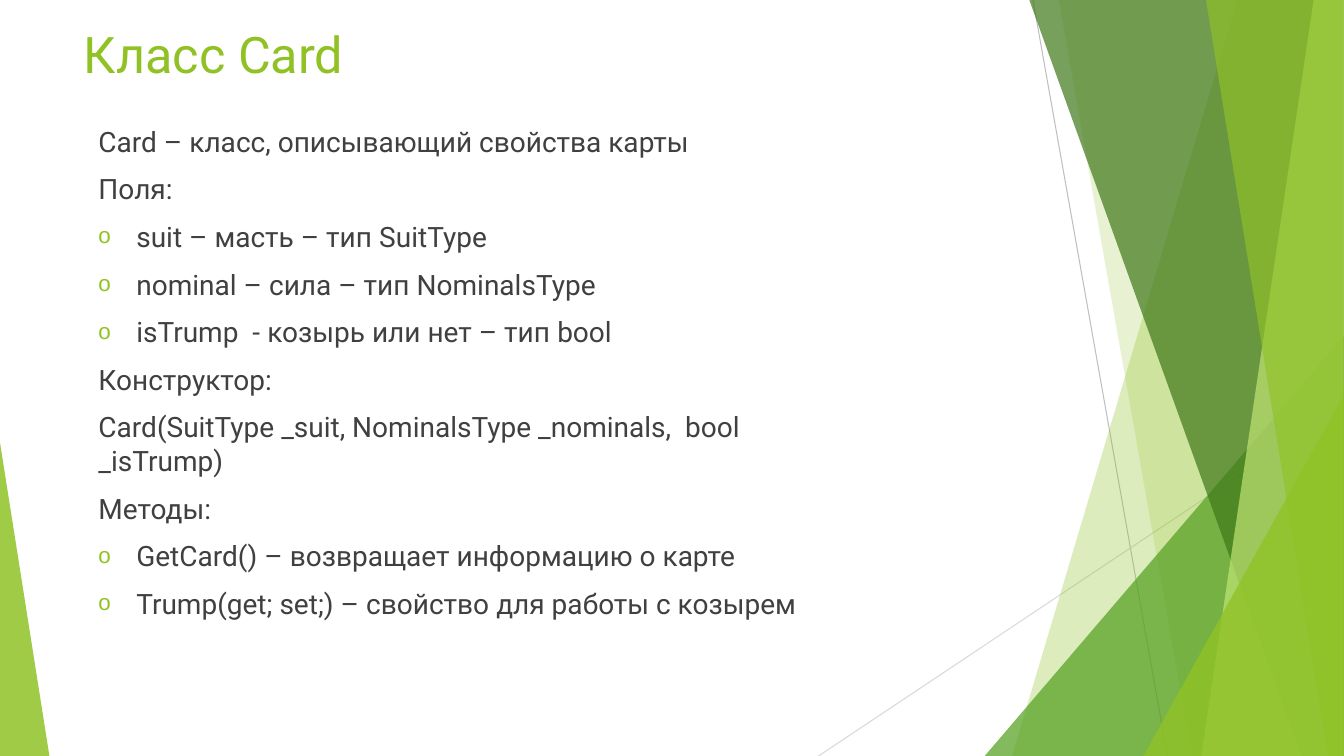
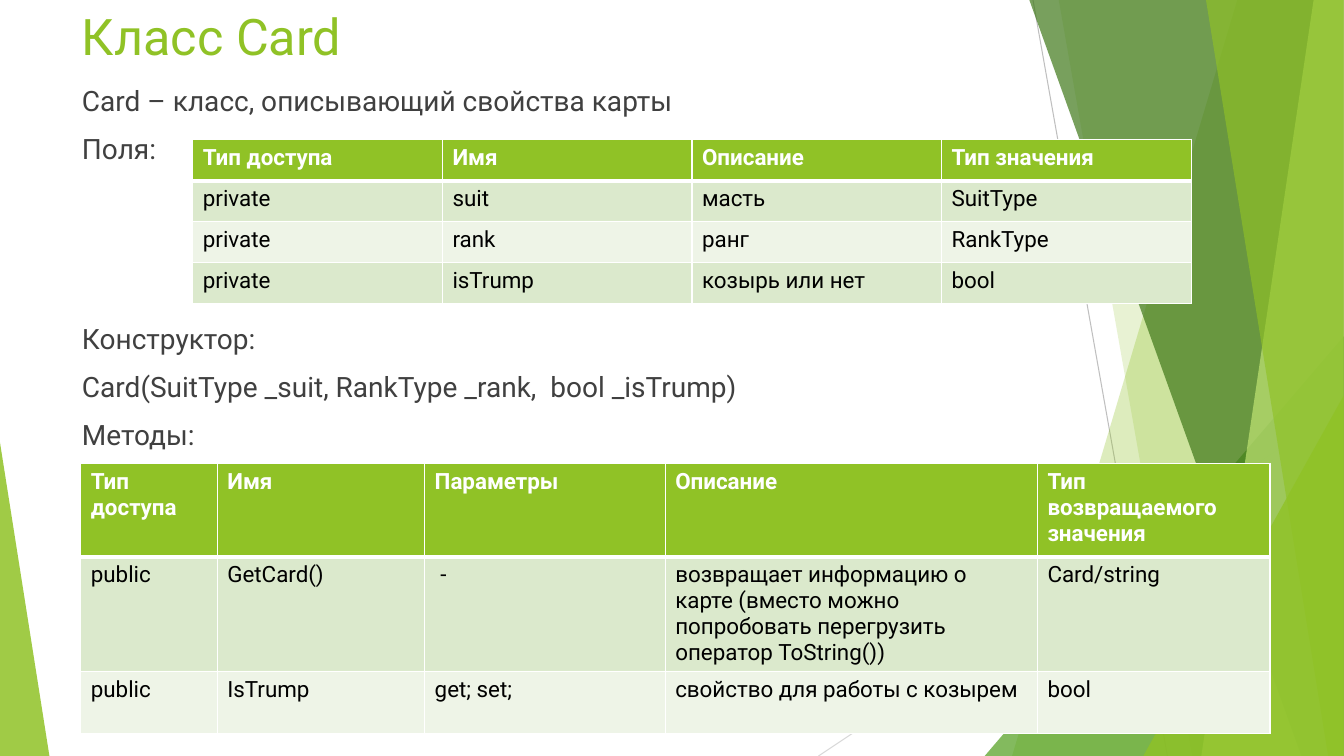
Before and after one commit to Stebusha/TheFool, a slide deck: slide 5 of Docs/Учебный проект по ООП.pptx. Drawn at 1344x756 pixels with LibreOffice and Linux fonts; fonts in the diff are those of the drawing. Boxes give left, top, right and bottom in pixels: in the first picture for what was removed or moved away, otherwise in the second. Text is boxed around its words. In the diff, an @@ line names an element or a change of style, - is before the commit and + after.

```diff
--- a/Docs/Учебный проект по ООП.pptx
+++ b/Docs/Учебный проект по ООП.pptx
@@ title "Класс Card": place and size @@
-title "Класс Card" at [84, 35, 343, 74]
+title "Класс Card" at [82, 17, 341, 56]
@@ text "Card – класс, описывающий свойства ...": place and size @@
-text "Card – класс, описывающий свойства ..." at [98, 131, 796, 620]
+text "Card – класс, описывающий свойства ..." at [82, 90, 737, 450]
@@ table added at [193, 139, 1193, 303], 4 rows, 4 columns @@
+Тип доступа | Имя | Описание | Тип значения
+private | suit | масть | SuitType
+private | rank | ранг | RankType
+private | isTrump | козырь или нет | bool
@@ text at [136, 227, 612, 348]: paragraphs removed @@
-o suit – масть – тип SuitType
-o nominal – сила – тип NominalsType
-o isTrump - козырь или нет – тип bool
@@ text at [82, 375, 737, 403]: text changed @@
-Card(SuitType _suit, NominalsType _nominals, bool _isTrump)
+Card(SuitType _suit, RankType _rank, bool _isTrump)
@@ table added at [81, 464, 1270, 712], 3 rows, 5 columns @@
+Тип доступа | Имя | Параметры | Описание | Тип возвращаемого значения
+public | GetCard() | - | возвращает информацию о карте (вместо можно попробовать перегрузить оператор ToString()) | Card/string
+public | IsTrump | get; set; | свойство для работы с козырем | bool
@@ text at [136, 544, 796, 620]: paragraphs removed @@
-o GetCard() – возвращает информацию о карте
-o Trump(get; set;) – свойство для работы с козырем
```
Also in this commit, not shown: 4 other slides changed, 9 slides added, 3 slides removed, 2 other files.
